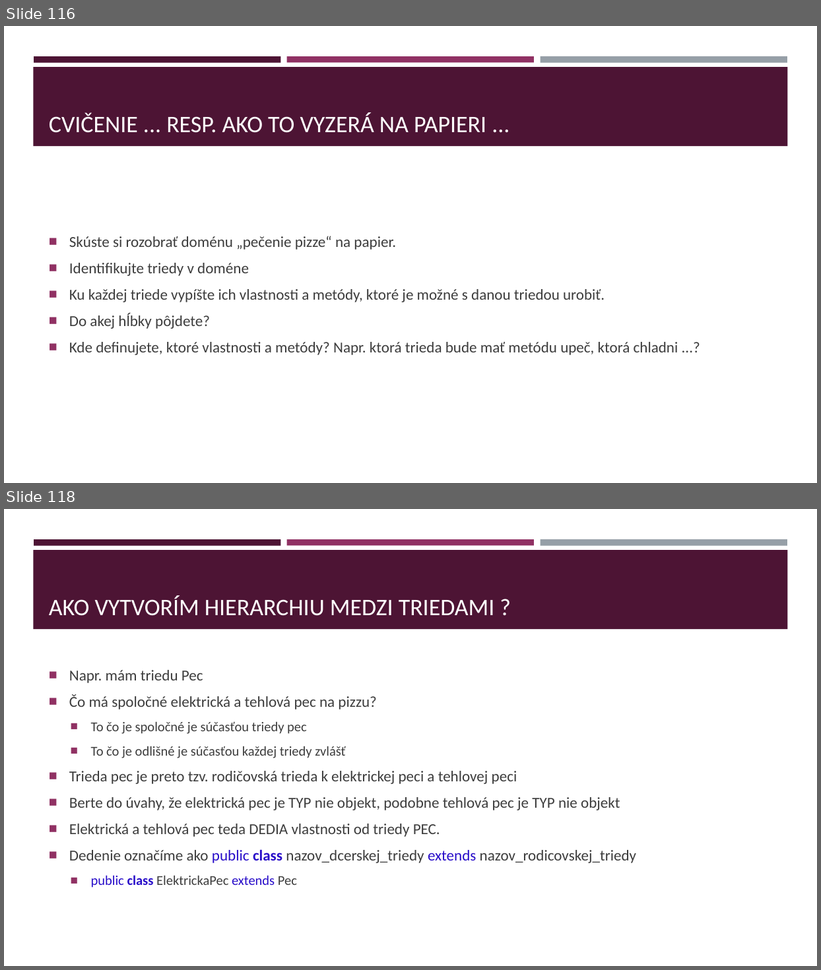
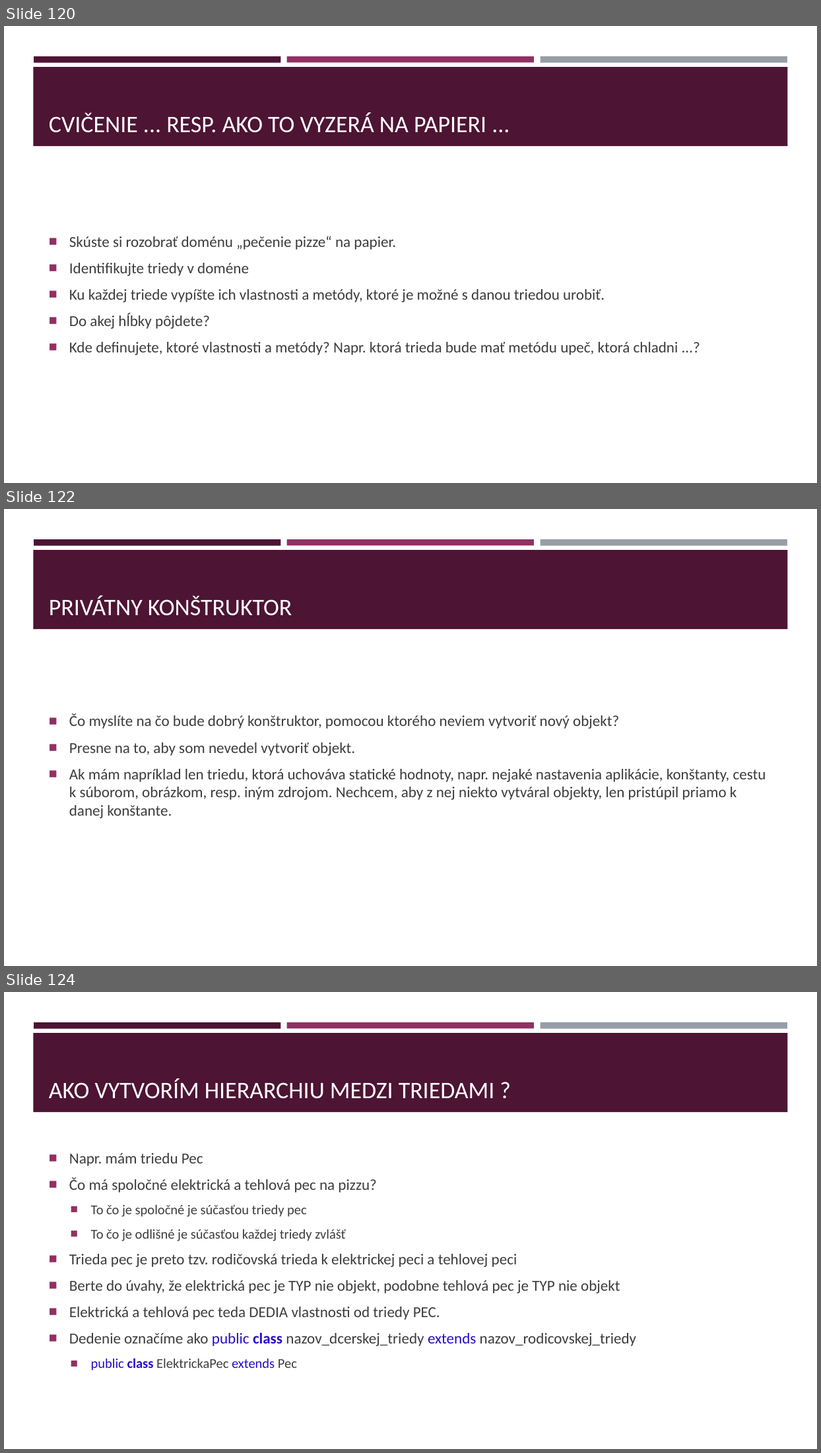
Before and after one commit to gasparv/java-class-basics, a slide deck: JavaZaklady-skolenie.pptx. Shown one above the other, each under a label of ours: slides 116 and 118 before the commit, slides 120, 122 and 124 after it; the slides between them are not shown. The pictures are 821x970 and 821x1453 pixels, drawn with LibreOffice and Linux fonts; fonts in the diff are those of the drawing. Boxes give left, top, right and bottom in pixels: in the first picture for what was removed or moved away, otherwise in the second. Text is boxed around its words. In the diff, an @@ line names an element or a change of style, - is before the commit and + after.

```diff
--- a/JavaZaklady-skolenie.pptx
+++ b/JavaZaklady-skolenie.pptx
@@ slide 122 added at <box>4,509,817,966</box>, background #FFFFFF; not listed: 4 template elements that a slide beside it also shows @@
@@ title added at <box>49,595,292,616</box>, 28 pt, text #FFFFFF @@
+PRIVÁTNY KONŠTRUKTOR
@@ text added at <box>69,714,766,819</box>, 18 pt, text #3D3D3D @@
+■ Čo myslíte na čo bude dobrý konštruktor, pomocou ktorého neviem vytvoriť nový objekt?
+■ Presne na to, aby som nevedel vytvoriť objekt.
+■ Ak mám napríklad len triedu, ktorá uchováva statické hodnoty, napr. nejaké nastavenia aplikácie, konštanty, cestu k súborom, obrázkom, resp. iným zdrojom. Nechcem, aby z nej niekto vytváral objekty, len pristúpil priamo k danej konštante.
@@ what was slide 116 is now slide 120 @@
@@ what was slide 118 is now slide 124 @@
```
Also in this commit, not shown: 2 slides changed, 9 other slides added.
